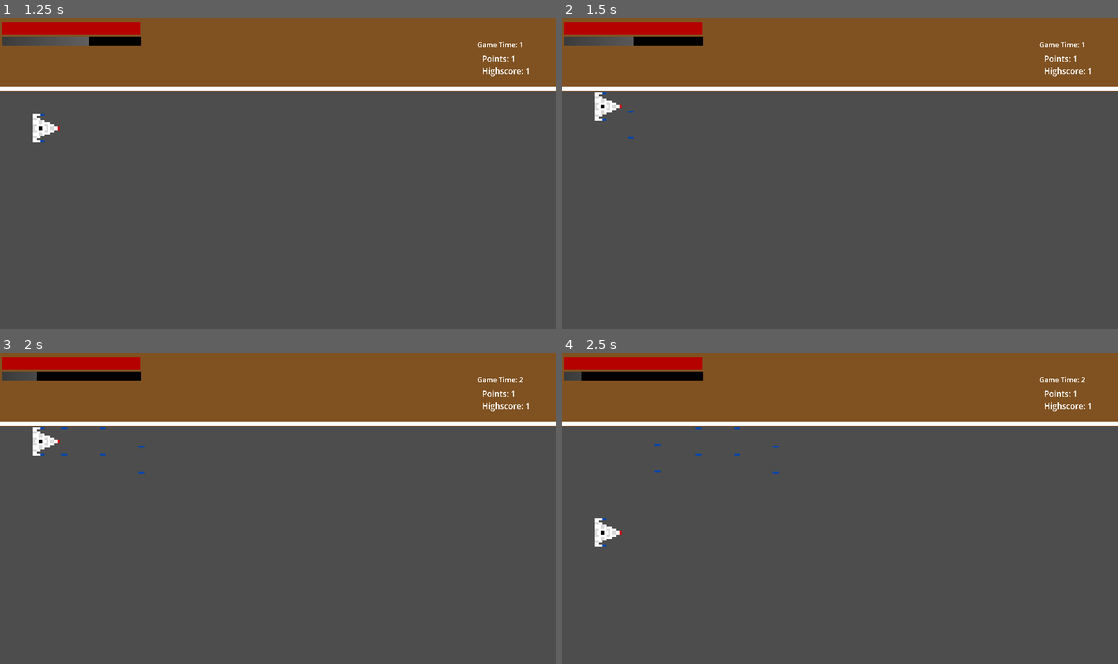
Above: before the commit, frames 1-4 (two rows, left to right).
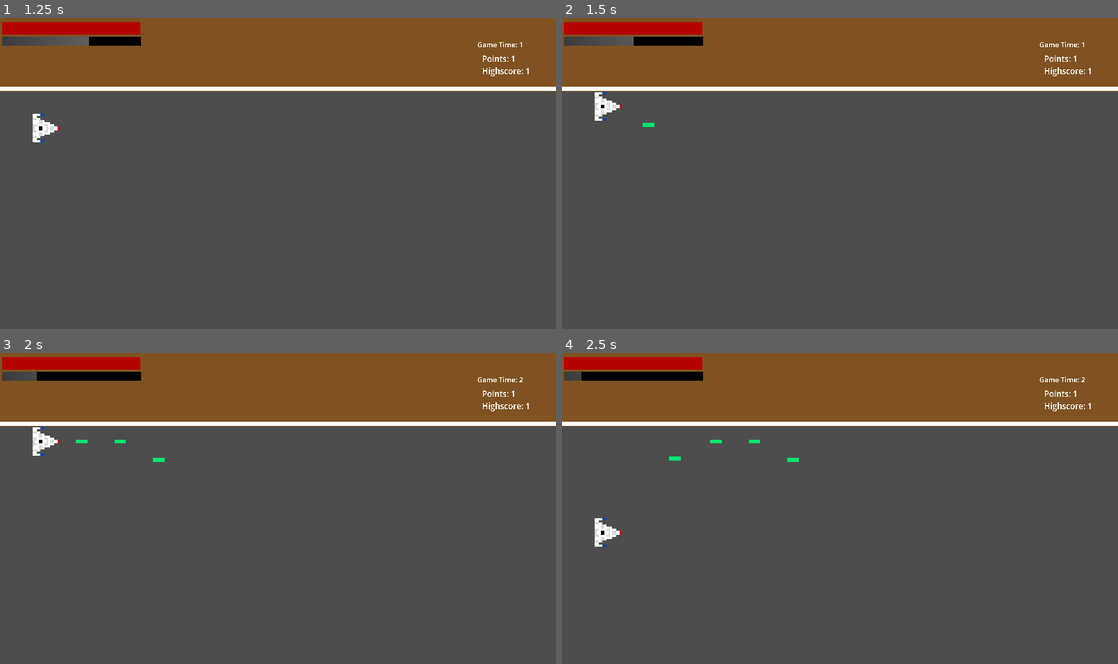
Above: after the commit, the same moments.

Repository: Rasticepro/Galaga-Themed-Project
Game: Godot game, scene res://game.tscn
The game is run twice, just before and just after one commit, with the same random seed, the same clock (stepped at 60 frames per second) and the same inputs.
Inputs:
- Up to frame 1 (1.25 s): click "Higher Magazine Capacity" at 0.5 s
- Up to frame 2 (1.5 s): tap Enter at 1.25 s; hold W (up) from 1.28 s (still down); hold Space (shoot) from 1.28 s (still down)
- Up to frame 3 (2 s): keep holding W (up); keep holding Space (shoot)
- Up to frame 4 (2.5 s): release W (up) at 2.03 s; release Space (shoot) at 2.03 s; hold S (down) from 2.03 s (still down); tap Space (shoot) at 2.1 s

Frame 1 is identical in both runs. In frame 2, less than 0.1% of the frame differs, in the area x 11-17%, y 29-39%; in frame 3, 0.1%; in frame 4, 0.2%, in the area x 16-43%, y 23-39%.

Commit message:
Redesigned Player Bullets and Enemy Bullets to be easier to see and fixed basic enemies not playing shoot sound

Diff:
--- a/enemy_2.gd
+++ b/enemy_2.gd
@@ -13,7 +13,6 @@
 
 func shoot():
 	if enemy_can_shoot and enemy_bullet_mags > 0:
-		$sfx_shoot.play()
 		enemy_bullet_mags -= 1
 		enemy_can_shoot = false
 		%enemy_fire_rate.set_wait_time(Global.Enemy_bullet_reload_time)
--- a/enemy_bullet.gd
+++ b/enemy_bullet.gd
@@ -1,7 +1,7 @@
 extends CharacterBody2D
 
-#func _ready():
-	#$sfx_shoot.play()
+func _ready():
+	$sfx_shoot.play()
 
 func _physics_process(_delta):
 	velocity = Vector2(-1,0) * Global.Enemy_bullet_movespeed
--- a/enemy_bullet.tscn
+++ b/enemy_bullet.tscn
@@ -1,14 +1,11 @@
-[gd_scene load_steps=6 format=3 uid="uid://bcd5fc80ide05"]
+[gd_scene load_steps=5 format=3 uid="uid://bcd5fc80ide05"]
 
 [ext_resource type="Script" path="res://enemy_bullet.gd" id="1_ieioa"]
-[ext_resource type="Texture2D" uid="uid://b7sdlaiv2g63r" path="res://Assets/galagabullet1.png" id="2_bqpes"]
+[ext_resource type="Texture2D" uid="uid://1vy482ipha0h" path="res://Assets/galagabullet2.png" id="2_in2qe"]
 [ext_resource type="AudioStream" uid="uid://7l8y2f5phsxn" path="res://Assets/Enemy_Shoot.ogg" id="3_6egvp"]
 
-[sub_resource type="RectangleShape2D" id="RectangleShape2D_gggfb"]
-size = Vector2(2, 1)
-
-[sub_resource type="RectangleShape2D" id="RectangleShape2D_ctsbq"]
-size = Vector2(2, 1)
+[sub_resource type="RectangleShape2D" id="RectangleShape2D_2nsuu"]
+size = Vector2(4, 2)
 
 [node name="Enemy_bullet" type="CharacterBody2D"]
 modulate = Color(0.596078, 0.956863, 0, 1)
@@ -17,29 +14,26 @@
 script = ExtResource("1_ieioa")
 
 [node name="Sprite2D" type="Sprite2D" parent="."]
+modulate = Color(1, 0.121569, 0, 1)
+position = Vector2(-6.25, 0)
 rotation = -1.5708
-texture = ExtResource("2_bqpes")
+scale = Vector2(1.34, 1.7152)
+texture = ExtResource("2_in2qe")
 
 [node name="Area2D" type="Area2D" parent="."]
 collision_layer = 32
 
-[node name="CollisionShape2D" type="CollisionShape2D" parent="Area2D"]
-position = Vector2(0, 6.5)
-shape = SubResource("RectangleShape2D_gggfb")
-
-[node name="CollisionShape2D2" type="CollisionShape2D" parent="Area2D"]
-position = Vector2(0, -6.5)
-shape = SubResource("RectangleShape2D_ctsbq")
-
-[node name="CollisionShape2D" type="CollisionShape2D" parent="."]
-position = Vector2(0, 6.5)
-shape = SubResource("RectangleShape2D_gggfb")
-
-[node name="CollisionShape2D2" type="CollisionShape2D" parent="."]
-position = Vector2(0, -6.5)
-shape = SubResource("RectangleShape2D_ctsbq")
+[node name="CollisionShape2D3" type="CollisionShape2D" parent="Area2D"]
+visible = false
+position = Vector2(-7, 0)
+shape = SubResource("RectangleShape2D_2nsuu")
 
 [node name="sfx_shoot" type="AudioStreamPlayer" parent="."]
 stream = ExtResource("3_6egvp")
 
+[node name="CollisionShape2D3" type="CollisionShape2D" parent="."]
+visible = false
+position = Vector2(-7, 0)
+shape = SubResource("RectangleShape2D_2nsuu")
+
 [connection signal="body_entered" from="Area2D" to="." method="_on_area_2d_body_entered" flags=18]
--- a/game.gd
+++ b/game.gd
@@ -157,9 +157,6 @@
 	if FileAccess.file_exists("res://galaga.data"):
 		var file = FileAccess.open("res://galaga.data", FileAccess.WRITE_READ)
 		Global.Highscore = file.get_float()
-	else:
-		var file = FileAccess.open("res://galaga.data", FileAccess.WRITE)
-
 func sfx_power_up():
 	if sfx_power_up_num == 1:
 		$sfx_powerup1.play()
--- a/player_bullet.tscn
+++ b/player_bullet.tscn
@@ -1,14 +1,11 @@
-[gd_scene load_steps=6 format=3 uid="uid://snelq1q5gu1d"]
+[gd_scene load_steps=5 format=3 uid="uid://snelq1q5gu1d"]
 
 [ext_resource type="Script" path="res://player_bullet.gd" id="1_57yv7"]
-[ext_resource type="Texture2D" uid="uid://b7sdlaiv2g63r" path="res://Assets/galagabullet1.png" id="1_pi2x6"]
+[ext_resource type="Texture2D" uid="uid://1vy482ipha0h" path="res://Assets/galagabullet2.png" id="2_xj3y7"]
 [ext_resource type="AudioStream" uid="uid://rnflhni14vw1" path="res://Assets/Player_Shoot.ogg" id="3_y7ant"]
 
-[sub_resource type="RectangleShape2D" id="RectangleShape2D_gggfb"]
-size = Vector2(2, 1)
-
-[sub_resource type="RectangleShape2D" id="RectangleShape2D_ctsbq"]
-size = Vector2(2, 1)
+[sub_resource type="RectangleShape2D" id="RectangleShape2D_niicb"]
+size = Vector2(4, 2)
 
 [node name="Player_Bullet" type="CharacterBody2D"]
 scale = Vector2(6, 4)
@@ -16,20 +13,18 @@
 script = ExtResource("1_57yv7")
 
 [node name="Sprite2D" type="Sprite2D" parent="."]
+modulate = Color(0, 1, 1, 1)
+position = Vector2(7, 0)
 rotation = -1.5708
-texture = ExtResource("1_pi2x6")
+texture = ExtResource("2_xj3y7")
 
 [node name="Area2D" type="Area2D" parent="."]
 collision_layer = 0
 collision_mask = 2
 
 [node name="CollisionShape2D" type="CollisionShape2D" parent="Area2D"]
-position = Vector2(0, 6.5)
-shape = SubResource("RectangleShape2D_gggfb")
-
-[node name="CollisionShape2D2" type="CollisionShape2D" parent="Area2D"]
-position = Vector2(0, -6.5)
-shape = SubResource("RectangleShape2D_ctsbq")
+position = Vector2(6, 0)
+shape = SubResource("RectangleShape2D_niicb")
 
 [node name="sfx_shoot" type="AudioStreamPlayer" parent="."]
 stream = ExtResource("3_y7ant")
--- /dev/null
+++ b/player_bullet_2.tscn
@@ -0,0 +1,37 @@
+[gd_scene load_steps=6 format=3 uid="uid://cgd1nihmntawf"]
+
+[ext_resource type="Script" path="res://player_bullet.gd" id="1_7kulr"]
+[ext_resource type="Texture2D" uid="uid://b7sdlaiv2g63r" path="res://Assets/galagabullet1.png" id="2_xnov1"]
+[ext_resource type="AudioStream" uid="uid://rnflhni14vw1" path="res://Assets/Player_Shoot.ogg" id="2_ybfp2"]
+
+[sub_resource type="RectangleShape2D" id="RectangleShape2D_gggfb"]
+size = Vector2(2, 1)
+
+[sub_resource type="RectangleShape2D" id="RectangleShape2D_ctsbq"]
+size = Vector2(2, 1)
+
+[node name="Player_Bullet2" type="CharacterBody2D"]
+scale = Vector2(6, 4)
+collision_mask = 2
+script = ExtResource("1_7kulr")
+
+[node name="Sprite2D" type="Sprite2D" parent="."]
+rotation = -1.5708
+texture = ExtResource("2_xnov1")
+
+[node name="Area2D" type="Area2D" parent="."]
+collision_layer = 0
+collision_mask = 2
+
+[node name="CollisionShape2D" type="CollisionShape2D" parent="Area2D"]
+position = Vector2(0, 6.5)
+shape = SubResource("RectangleShape2D_gggfb")
+
+[node name="CollisionShape2D2" type="CollisionShape2D" parent="Area2D"]
+position = Vector2(0, -6.5)
+shape = SubResource("RectangleShape2D_ctsbq")
+
+[node name="sfx_shoot" type="AudioStreamPlayer" parent="."]
+stream = ExtResource("2_ybfp2")
+
+[connection signal="body_entered" from="Area2D" to="." method="_on_area_2d_body_entered" flags=18]
Binary file added: Assets/galagabullet2.png
Not shown, added: Assets/galagabullet2.png.import
Not shown, changed: export_presets.cfg
